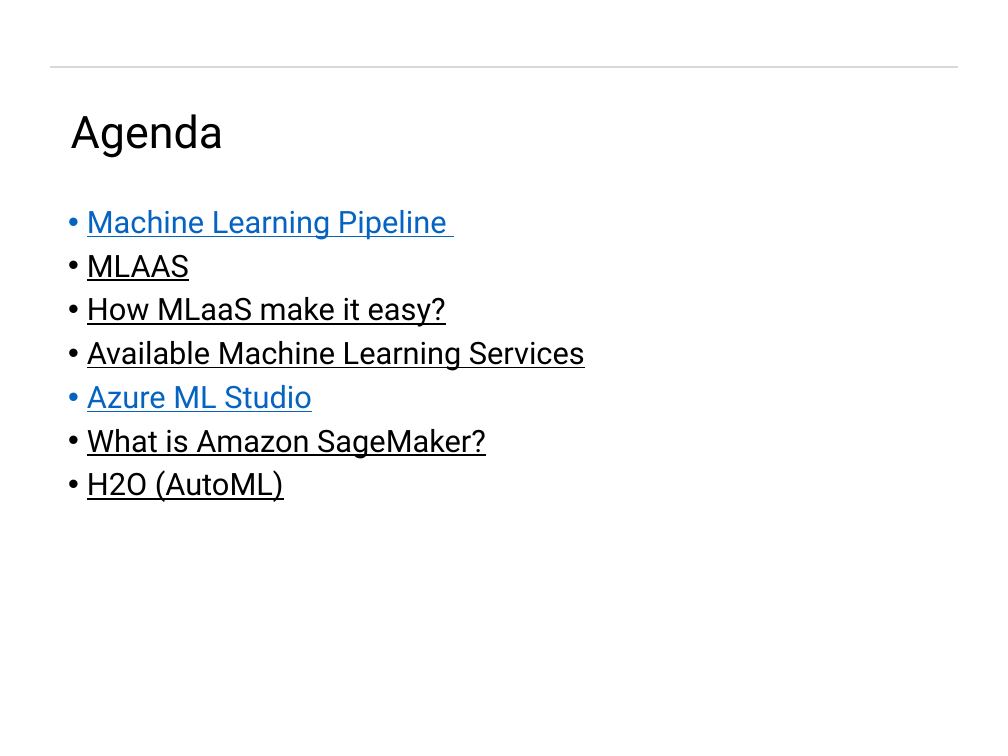
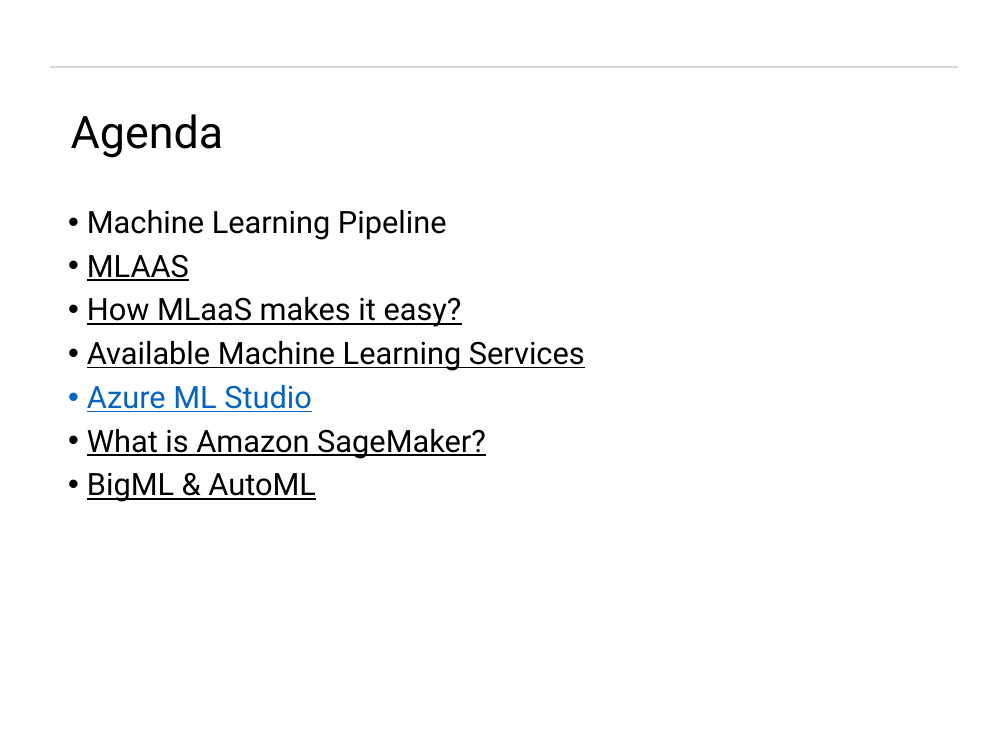
Before and after one commit to tiwari-abhi/ML_Projects, a slide deck: slide 2 of Presentation/Machine Learning As A Service.pptx. Drawn at 1008x756 pixels with LibreOffice and Linux fonts; fonts in the diff are those of the drawing; background and template pictures are left out. Boxes give left, top, right and bottom in pixels: in the first picture for what was removed or moved away, otherwise in the second. Text is boxed around its words. In the diff, an @@ line names an element or a change of style, - is before the commit and + after.

Commit message:
PPT w BigML and H2O

```diff
--- a/Presentation/Machine Learning As A Service.pptx
+++ b/Presentation/Machine Learning As A Service.pptx
@@ text at (87, 210, 447, 240): text colour #0563C1 to #000000, underline off in "Machine Learning Pipeline" @@
@@ text at (87, 297, 462, 327): text changed @@
-• How MLaaS make it easy?
+• How MLaaS makes it easy?
@@ text at (87, 473, 316, 502): text changed @@
-• H2O (AutoML)
+• BigML & AutoML
```
Also in this commit, not shown: 2 other slides changed, 4 slides added, 1 slide removed.
